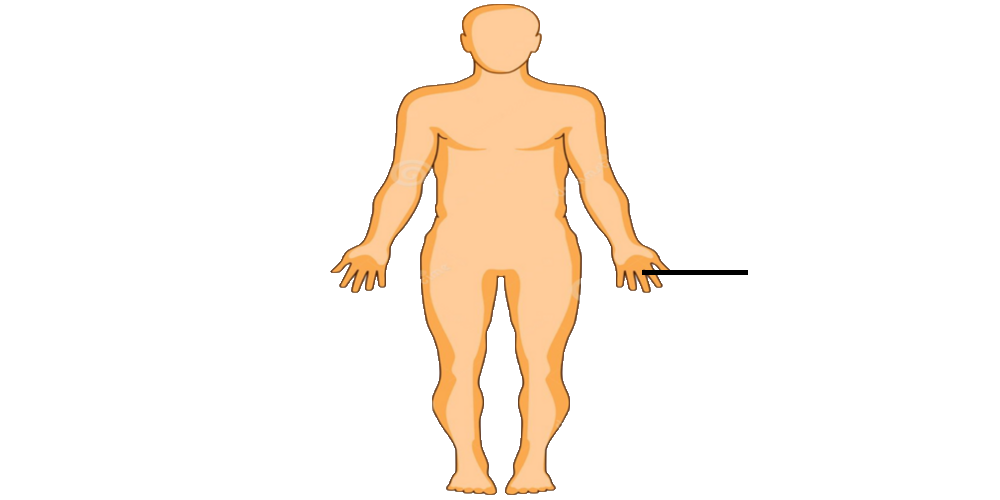
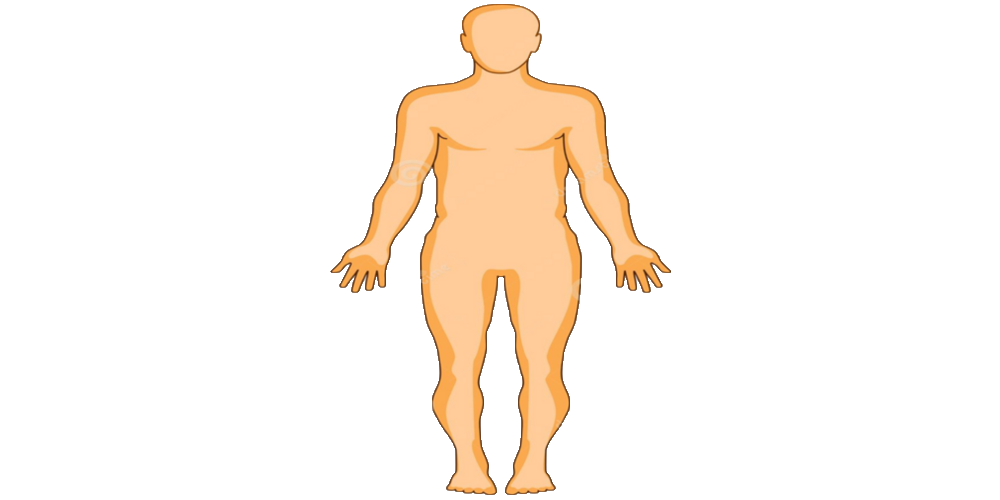
Layers edited between the first and the second 1000x500 image:
removed layer "Shape 1" over 642, 270, 748, 275
